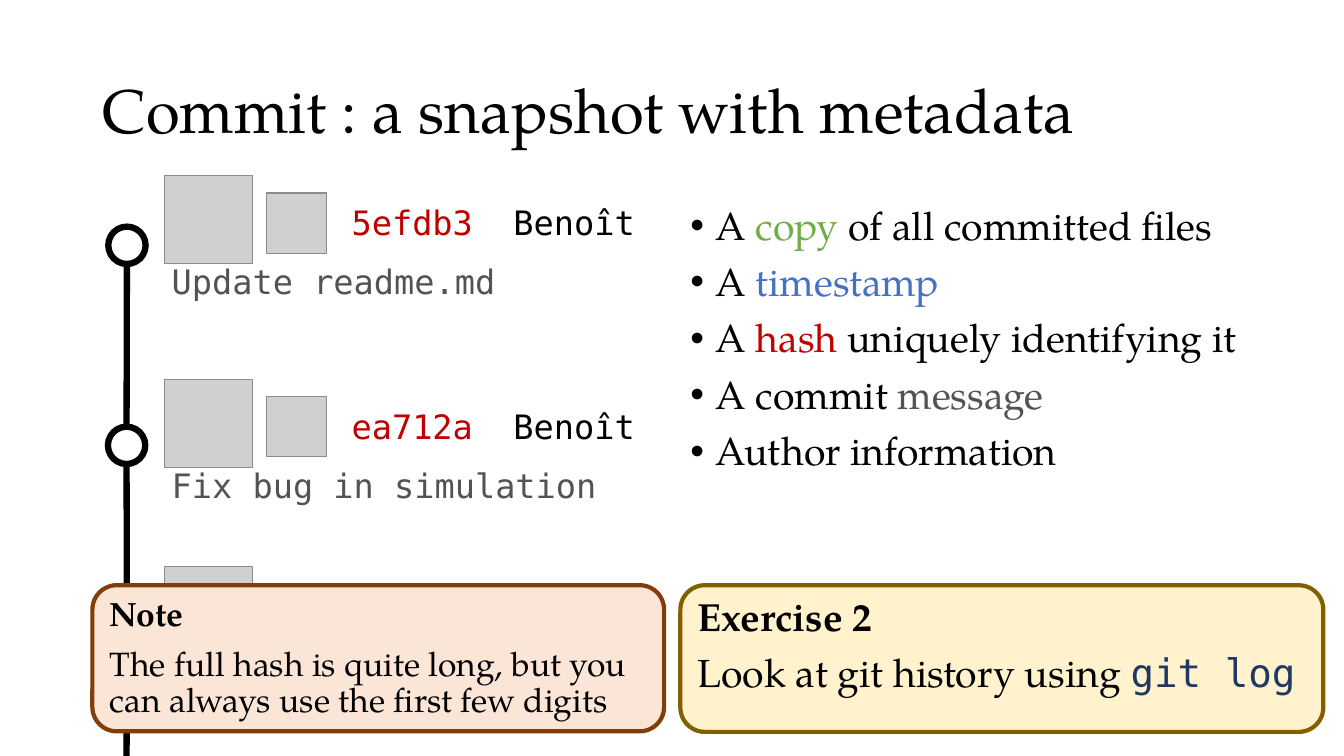
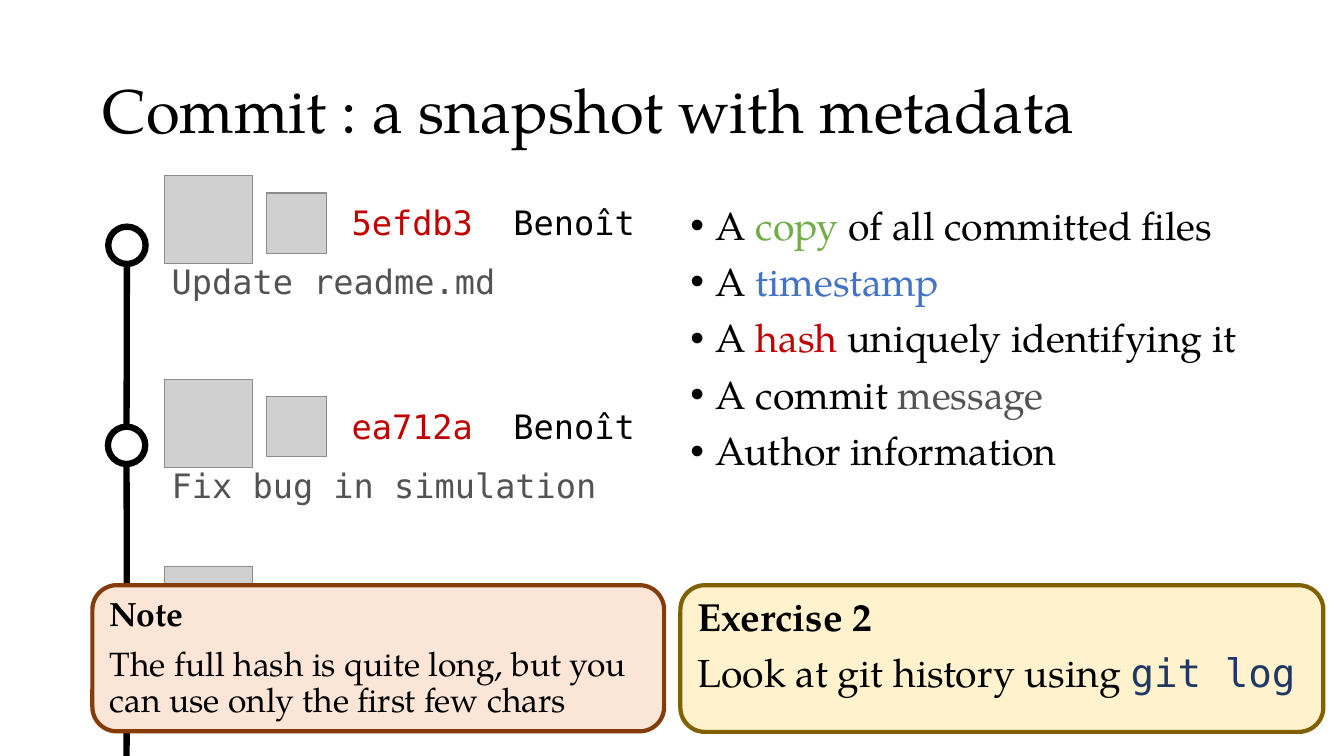
Before and after one commit to Kolaru/GitEssentials, a slide deck: slide 11 of git_workshop.pptx (slide 10 before the commit). Drawn at 1344x756 pixels with LibreOffice and Linux fonts; fonts in the diff are those of the drawing; grey boxes stand for pictures. Boxes give left, top, right and bottom in pixels: in the first picture for what was removed or moved away, otherwise in the second. Text is boxed around its words. In the diff, an @@ line names an element or a change of style, - is before the commit and + after.

```diff
--- a/git_workshop.pptx
+++ b/git_workshop.pptx
@@ text in rounded rectangle at (110,651,626,722): text changed @@
-The full hash is quite long, but you can always use the first few digits
+The full hash is quite long, but you can use only the first few chars
```
Also in this commit, not shown: 7 other slides changed, 1 slide added.
